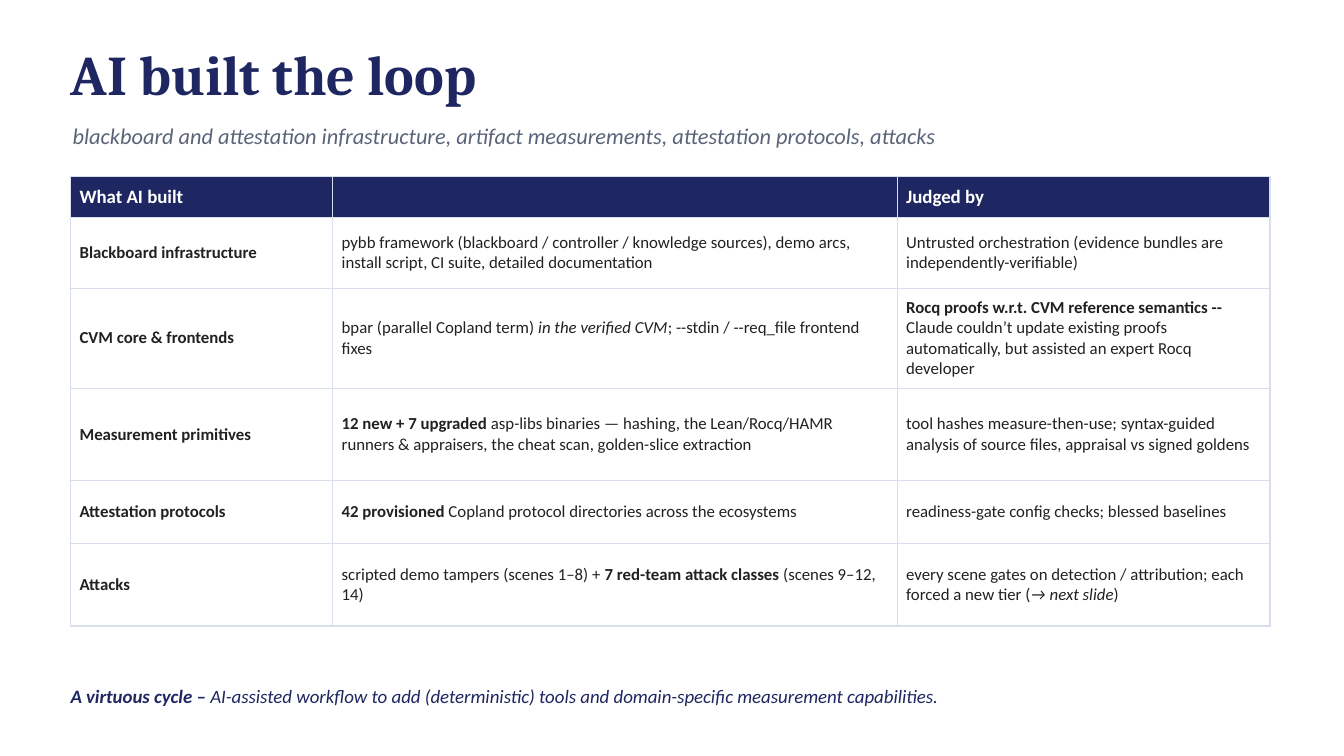
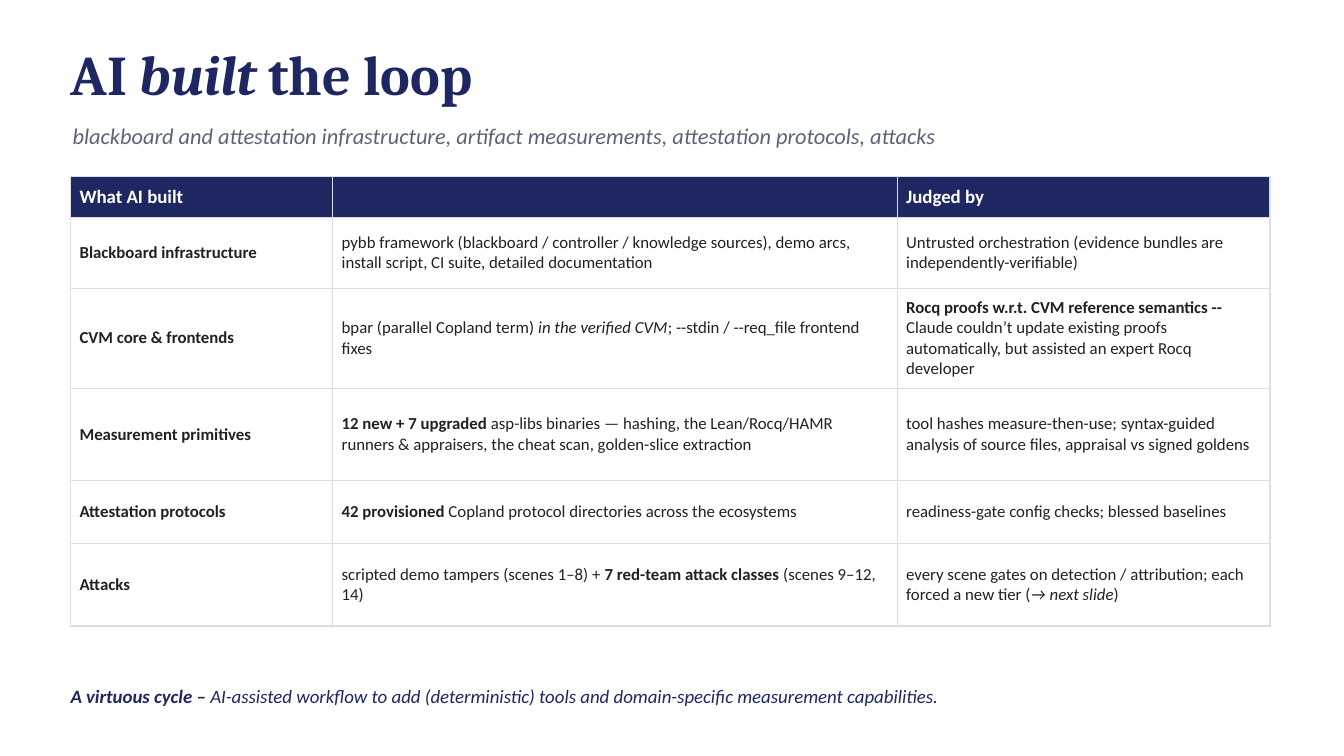
Before and after one commit to ku-sldg/pybb, a slide deck: slide 18 of docs/video_slides_draft.pptx. Drawn at 1344x756 pixels with LibreOffice and Linux fonts; fonts in the diff are those of the drawing. Boxes give left, top, right and bottom in pixels: in the first picture for what was removed or moved away, otherwise in the second. Text is boxed around its words. In the diff, an @@ line names an element or a change of style, - is before the commit and + after.

```diff
--- a/docs/video_slides_draft.pptx
+++ b/docs/video_slides_draft.pptx
@@ text "AI built the loop" at <box>71,56,473,107</box>: italic on in "built" @@
```
Also in this commit, not shown: 1 other slide changed, 1 slide added, 1 other file.
